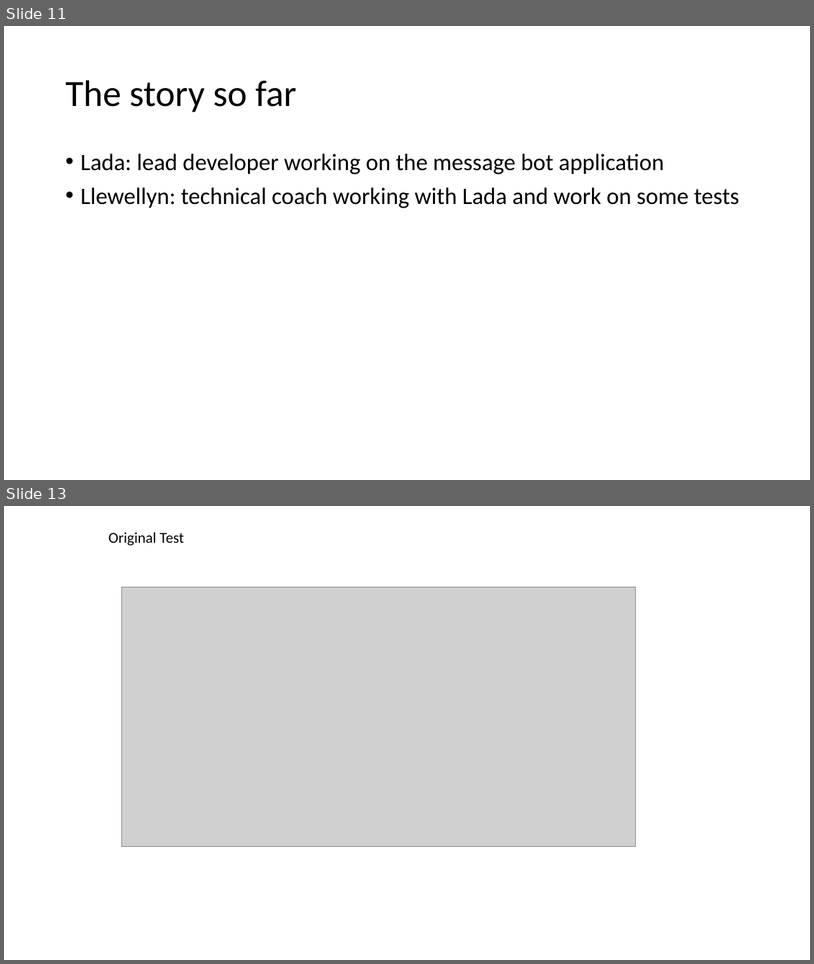
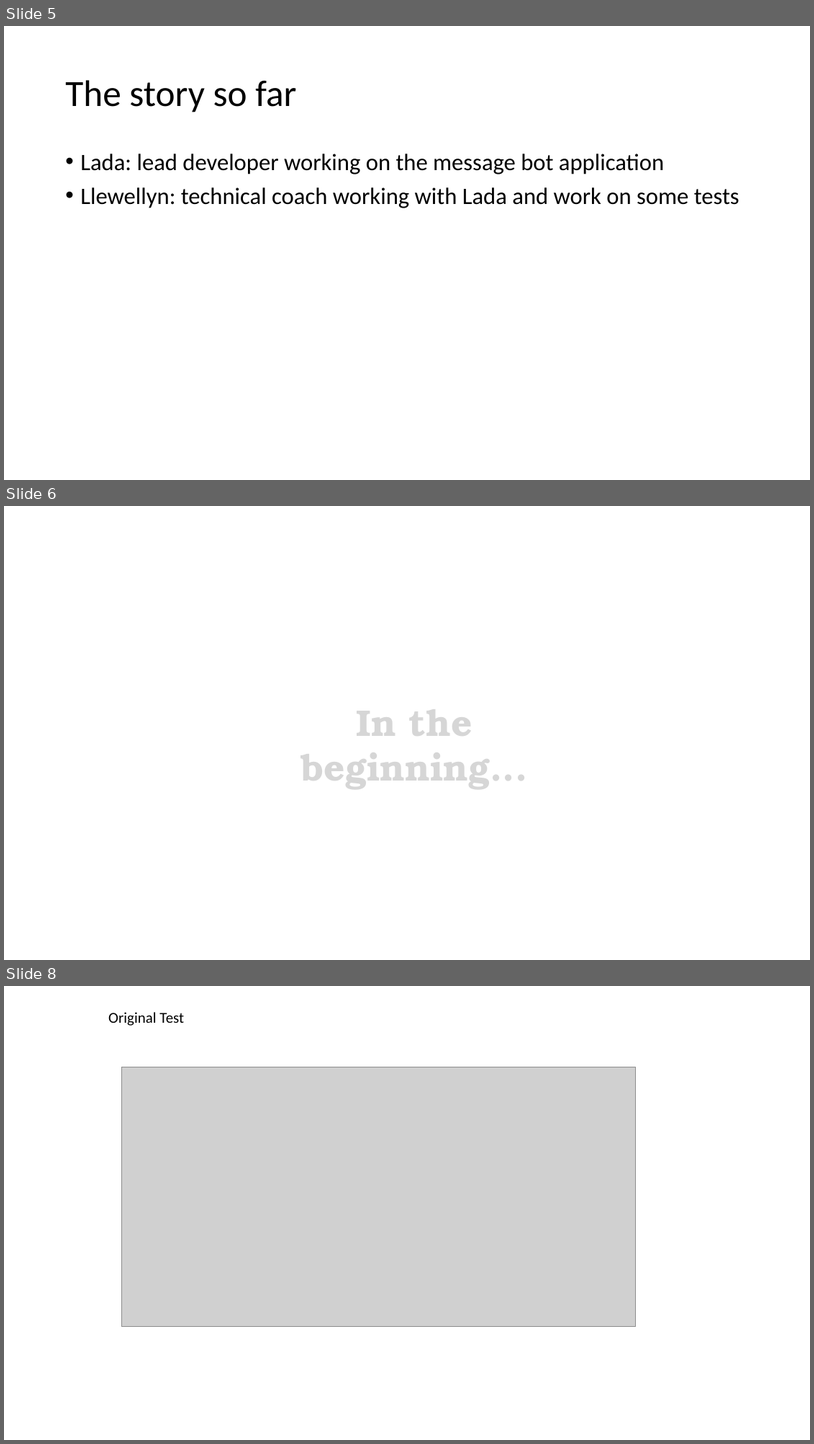
Before and after one commit to LearnWithLlew/TestingBetterWithApprovals.Slides, a slide deck: slides/Testing Better with Approvals.pptx. Shown one above the other, each under a label of ours: slides 11 and 13 before the commit, slides 5, 6 and 8 after it; the slides between them are not shown. The pictures are 814x964 and 814x1444 pixels, drawn with LibreOffice and Linux fonts; fonts in the diff are those of the drawing; grey boxes stand for pictures; background and template pictures are left out. Boxes give left, top, right and bottom in pixels: in the first picture for what was removed or moved away, otherwise in the second. Text is boxed around its words. In the diff, an @@ line names an element or a change of style, - is before the commit and + after.

```diff
--- a/slides/Testing Better with Approvals.pptx
+++ b/slides/Testing Better with Approvals.pptx
@@ slide 6 added at (x1=4, y1=506, x2=810, y2=960), background picture (left out) @@
@@ text added at (x1=302, y1=709, x2=528, y2=789), 44 pt, text gradient #979797 to #D7D7D7 to #FFFFFF, bold @@
+In the beginning...
@@ what was slide 11 is now slide 5 @@
@@ what was slide 13 is now slide 8 @@
```
Also in this commit, not shown: 1 slide changed, 4 other slides added, 5 slides removed.
